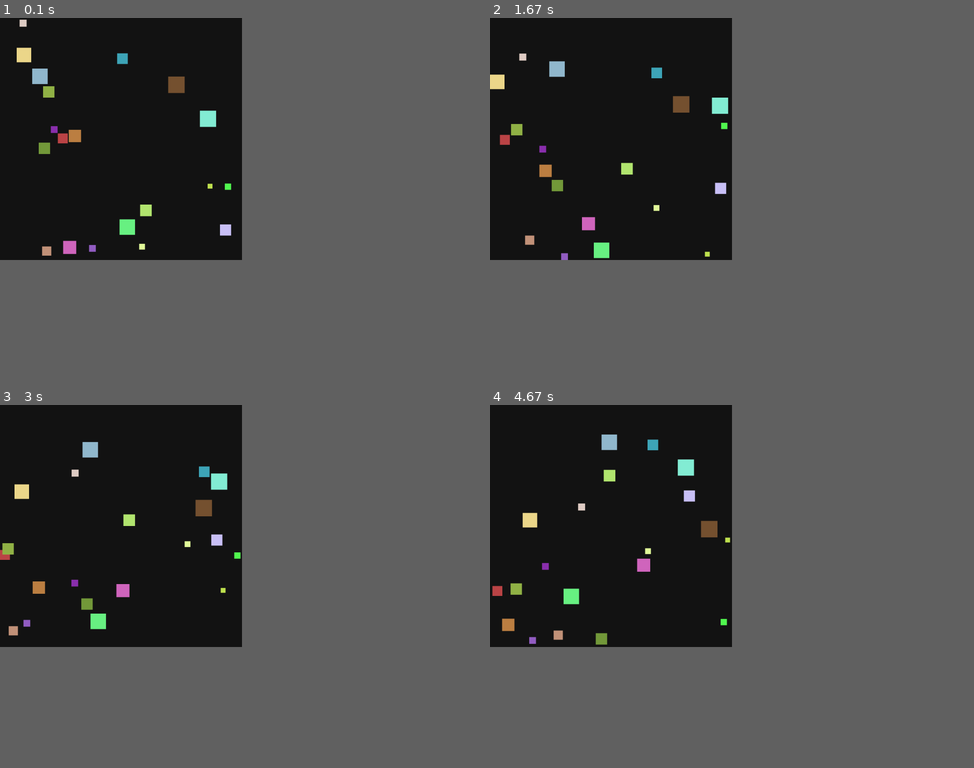
Above: before the commit, frames 1-4 (two rows, left to right).
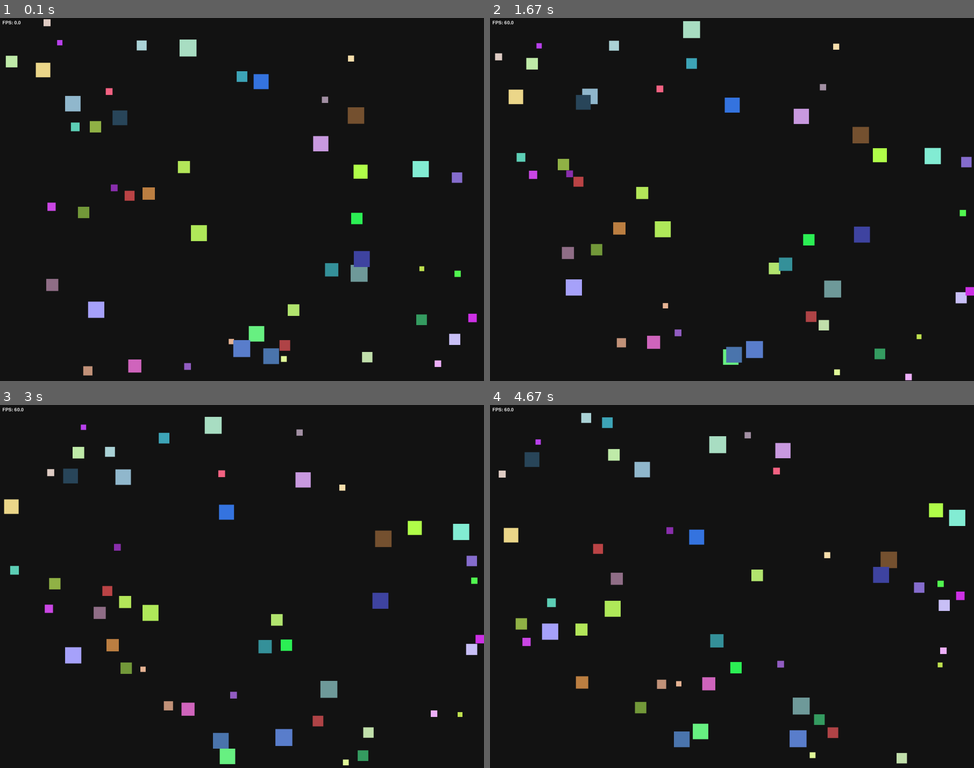
Above: after the commit, the same moments.

Repository: Meaow-09/lab8-pygame
Game: pygame game, started from main.py
Two runs of this game, one before a commit and one after it. Both use one fixed random seed, a clock stepped at 60 frames per second and the inputs below.
Inputs:
- Up to frame 1 (0.1 s): no input
- Up to frame 2 (1.67 s): no input
- Up to frame 3 (3 s): no input
- Up to frame 4 (4.67 s): no input
The window is 450x450 before the commit and 900x675 after it. Grey fills any space a smaller window leaves; there, only what the larger window draws over its background counts as a difference.

The runs differ from the first frame. In frame 1, 5.7% of the frame differs, in the area x 0-99%, y 0-99%; in frame 2, 5.6%; in frame 3, 5.7%; in frame 4, 5.8%.

Commit message:
HUD func

Diff:
--- a/main.py
+++ b/main.py
@@ -2,10 +2,10 @@
 import math
 import pygame
 
-WIDTH = 1000
-HEIGHT = 1000
+WIDTH = 2000
+HEIGHT = 1500
 FPS = 60
-SQUARE_COUNT = 20
+SQUARE_COUNT = 50
 BACKGROUND_COLOR = (20, 20, 20)
 MIN_SPEED = 1.0
 MAX_SPEED = 3.0
@@ -144,9 +144,11 @@
         flee(square, list_squares, square_index)
 
 
-def draw_scene(screen: pygame.Surface, squares: list[dict]) -> None:
+def draw_scene(screen: pygame.Surface, squares: list[dict], hud_font, fps) -> None:
     """Render all game objects."""
     screen.fill(BACKGROUND_COLOR)
+    text = hud_font.render(f"FPS: {fps:.1f}", True, (240, 240, 240))
+    screen.blit(text, (10, 10))
 
     for square in squares:
         rect = pygame.Rect(int(square["x"]), int(square["y"]), int(square["size"]), int(square["size"]))
@@ -159,9 +161,12 @@
     """Main loop that coordinates events, updates, and rendering."""
     running = True
     while running:
+        hud_font = pygame.font.SysFont(None, 28)
+        fps = clock.get_fps()
+
         running = handle_events()
         update_squares(squares)
-        draw_scene(screen, squares)
+        draw_scene(screen, squares, hud_font, fps)
         clock.tick(FPS)
 
 
